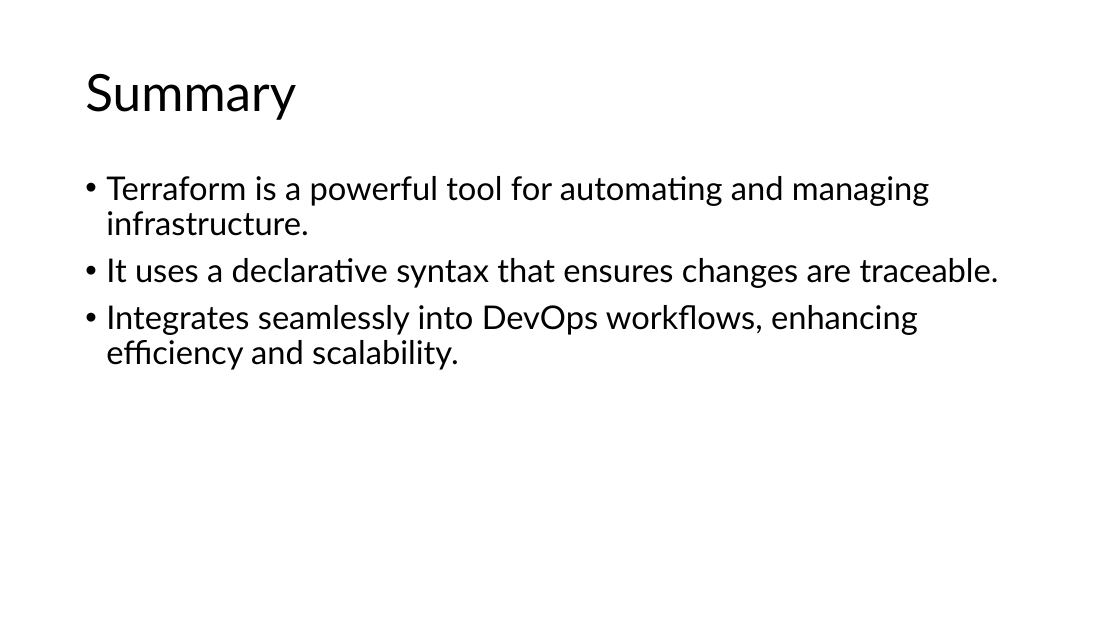
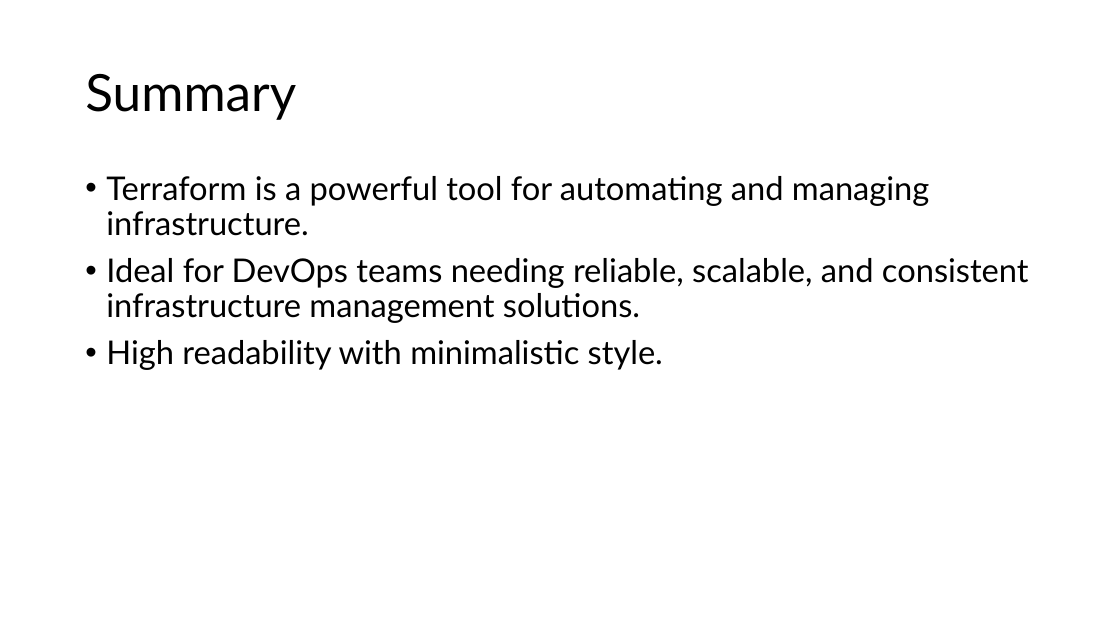
Before and after one commit to sebivenlo/esd-2024-terraform, a slide deck: slide 16 of Presentation/Terraform.pptx (slide 12 before the commit). Drawn at 1120x630 pixels with LibreOffice and Linux fonts; fonts in the diff are those of the drawing. Boxes give left, top, right and bottom in pixels: in the first picture for what was removed or moved away, otherwise in the second. Text is boxed around its words. In the diff, an @@ line names an element or a change of style, - is before the commit and + after.

```diff
--- a/Presentation/Terraform.pptx
+++ b/Presentation/Terraform.pptx
@@ text at <box>106,258,1029,370</box>: text changed @@
-• It uses a declarative syntax that ensures changes are traceable.
-• Integrates seamlessly into DevOps workflows, enhancing efficiency and scalability.
+• Ideal for DevOps teams needing reliable, scalable, and consistent infrastructure management solutions.
+• High readability with minimalistic style.
```
Also in this commit, not shown: 3 other slides changed, 4 slides added.
